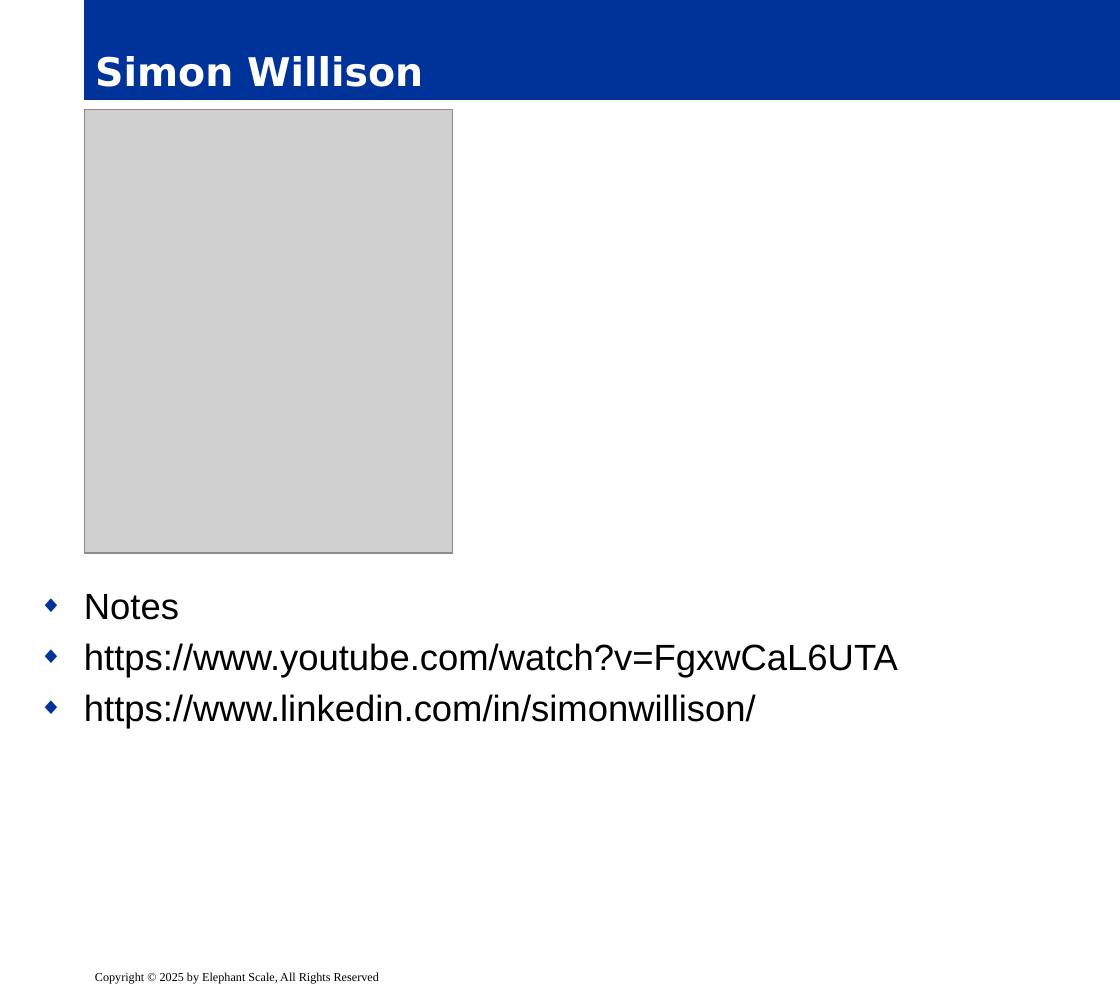
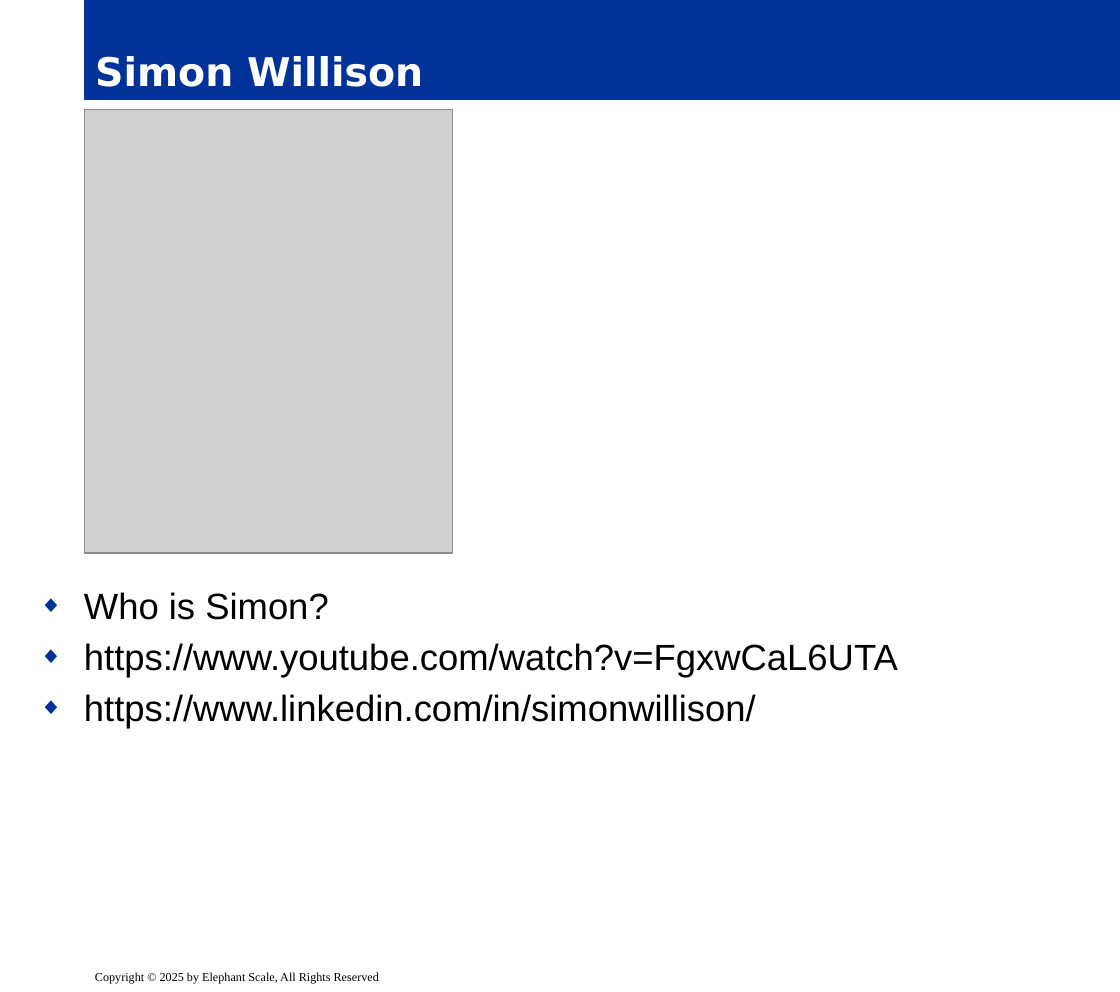
Before and after one commit to elephantscale/ai-and-cybersecurity, a slide deck: slide 2 of release/04__Prompt-hacking-intro.pptx. Drawn at 1120x992 pixels with LibreOffice and Linux fonts; fonts in the diff are those of the drawing; grey boxes stand for pictures; background and template pictures are left out. Boxes give left, top, right and bottom in pixels: in the first picture for what was removed or moved away, otherwise in the second. Text is boxed around its words. In the diff, an @@ line names an element or a change of style, - is before the commit and + after.

```diff
--- a/release/04__Prompt-hacking-intro.pptx
+++ b/release/04__Prompt-hacking-intro.pptx
@@ text at (84, 592, 328, 620): text changed @@
-◆ Notes
+◆ Who is Simon?
```
Also in this commit, not shown: 6 other slides changed.
